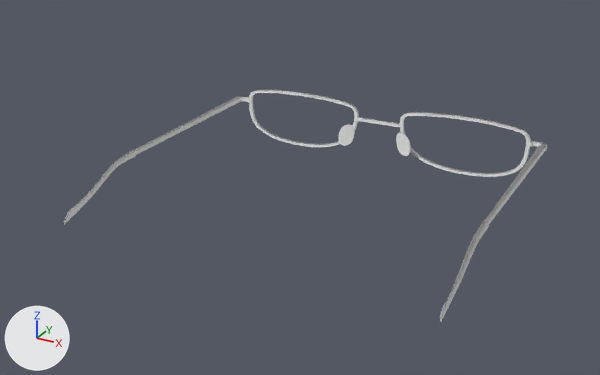
The FBX model app/sampledata/m13.fbx, before and after one commit.
One viewpoint serves both versions: a 50 mm lens placed at (0.146, -0.322, 0.157), pointed at (-0.008, -0.043, 0.018). Every picture has the same lights, and +X, +Y and +Z are marked at lower left. Materials are left out; every surface is plain grey.

Names of what the first picture shows: '_Metal_Frame_Reading_Glasses_V2_Max2011_iterations_2:_Metal_Frame_Reading_Glasses_Spectacle_Frame'.
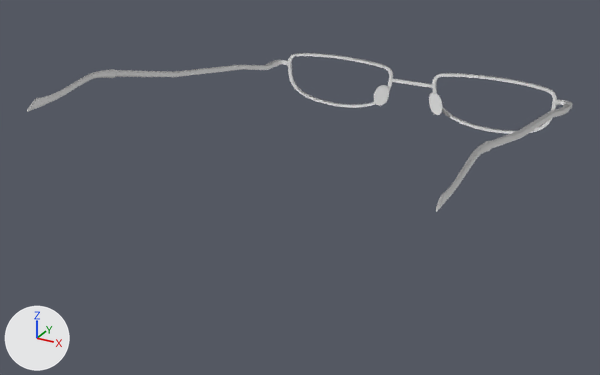
Location of each change, [x1, y1, x2, y2] in pixels of the pictures (600 x 375 px; the box of a moved part takes in the faces that stretch with it):
'_Metal_Frame_Reading_Glasses_V2_Max2011_iterations_2:_Metal_Frame_Reading_Glasses_Spectacle_Frame', reshaped, moved, turned: before [64, 90, 547, 322]; after [27, 53, 573, 212]
part 1 of me_mesh, moved or reshaped: before [249, 90, 359, 147]; after [288, 53, 393, 108]
part 2 of me_mesh, moved or reshaped: before [234, 97, 250, 103]; after [274, 60, 289, 66]
part 3 of me_mesh, moved or reshaped: before [338, 124, 355, 146]; after [374, 85, 389, 106]
part 4 of me_mesh, moved or reshaped: before [400, 112, 531, 177]; after [432, 73, 557, 134]
part 5 of me_mesh, moved or reshaped: before [527, 141, 547, 151]; after [554, 99, 573, 109]
part 6 of me_mesh, moved or reshaped: before [396, 132, 410, 156]; after [429, 92, 443, 115]
part 7 of me_mesh, moved or reshaped: before [357, 117, 400, 127]; after [392, 79, 432, 88]
part 8 of me_mesh, moved or reshaped: before [440, 220, 489, 322]; after [436, 141, 492, 212]
part 9 of me_mesh, moved or reshaped: before [64, 150, 136, 224]; after [27, 69, 116, 112]
part 10 of me_mesh, moved or reshaped: before [485, 145, 547, 224]; after [490, 103, 572, 149]
part 11 of me_mesh, moved or reshaped: before [134, 98, 239, 155]; after [116, 61, 278, 77]

The change, as a list of edits to the scene's bpy script:
```text
Change me_mesh:
    used by ob_metal_frame_reading_glasses_v2_max2011_iterations_2__metal_frame_reading_glasses_spectacle_frame; location = (-0.0048, 0.012, -0.0057); rotation_euler = (-1.561, 3.13, 0.0144), in degrees (-89, 179, 0.8); scale = (0.01, 0.01, 0.01)
    remove me_mesh.from_pydata(...)  # 22962 vertices, 22944 faces; spans x -8.3..7.5, y 1.4..4.2, z -12.0..1.3
    add me_mesh.from_pydata(...)  # 22962 vertices, 22944 faces; spans x -8.3..7.5, y 2.7..7.6, z -16.9..1.3
    me_mesh part 1: the loose piece of 4608 vertices spanning x 0.7..6.8, y 1.4..4.2, z 1.1..1.2 is moved by (0.0, 1.3, 0.0)
    me_mesh part 2: the loose piece of 2410 vertices spanning x 6.7..7.5, y 3.2..3.5, z 0.8..1.3 is moved by (0.0, 1.3, 0.0)
    me_mesh part 3: the loose piece of 1466 vertices spanning x 0.7..1.5, y 2.0..3.1, z 0.6..1.1 is moved by (0.0, 1.3, 0.0)
    me_mesh part 4: the loose piece of 4608 vertices spanning x -7.5..-1.4, y 1.4..4.2, z 1.1..1.2 is moved by (0.0, 1.3, 0.0)
    me_mesh part 5: the loose piece of 2410 vertices spanning x -8.3..-7.4, y 3.2..3.5, z 0.8..1.3 is moved by (0.0, 1.3, 0.0)
    me_mesh part 6: the loose piece of 1466 vertices spanning x -2.2..-1.4, y 2.0..3.1, z 0.6..1.1 is moved by (0.0, 1.3, 0.0)
    me_mesh part 7: the loose piece of 386 vertices spanning x -1.5..0.8, y 3.2..3.4, z 1.1..1.2 is moved by (0.0, 1.3, 0.0)
    me_mesh part 8: the loose piece of 834 vertices spanning x -8.2..-8.0, y 1.8..3.4, z -12.0..-7.5 is turned 13.6 degrees about the x axis through its middle, then moved by (0.0, 4.3, -4.7)
    me_mesh part 9: the loose piece of 834 vertices spanning x 7.2..7.5, y 1.8..3.4, z -12.0..-7.5 is turned 15.4 degrees about the x axis through its middle, then moved by (0.0, 4.7, -4.7)
    me_mesh part 10: 1970 of 22962 vertices moved; they spanned x -8.3..-8.0, y 3.1..3.5, z -7.5..0.8 and now span x -8.3..-8.0, y 4.5..7.1, z -12.2..0.8; mean shift (0.0, 1.9, -1.3); largest move (-8.1, 3.1, -7.5) -> (-8.1, 6.9, -12.2)
    me_mesh part 11: 1970 of 22962 vertices moved; they spanned x 7.2..7.5, y 3.1..3.5, z -7.5..0.8 and now span x 7.2..7.5, y 4.5..7.4, z -12.1..0.8; mean shift (0.0, 2.0, -1.5); largest move (7.4, 3.1, -7.5) -> (7.4, 7.2, -12.1)
Change ob_metal_frame_reading_glasses_v2_max2011_iterations_2__metal_frame_reading_glasses_spectacle_frame:
    ob_metal_frame_reading_glasses_v2_max2011_iterations_2__metal_frame_reading_glasses_spectacle_frame.location: (-0.0048, 0.012, -0.0057) -> (-0.0034, 0.049, -0.0085)
    ob_metal_frame_reading_glasses_v2_max2011_iterations_2__metal_frame_reading_glasses_spectacle_frame.rotation_euler: (-1.561, 3.13, 0.0144) -> (1.571, 0.0, -3.137)  # degrees (-89, 179, 0.8) -> degrees (90, 0, -180)
```
